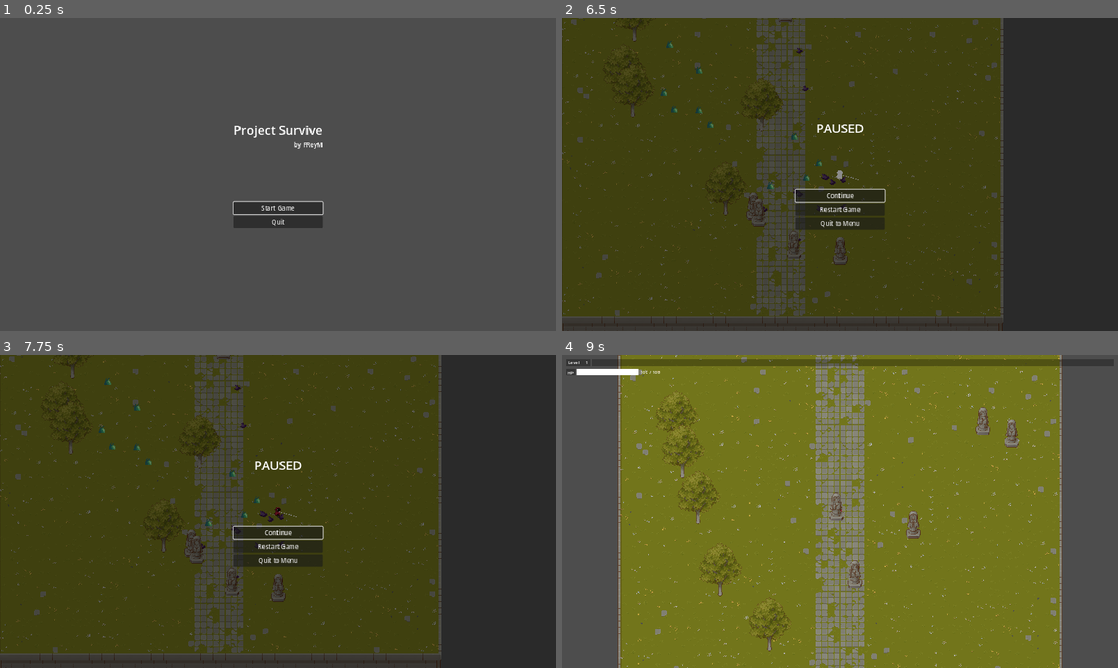
Above: before the commit, frames 1-4 (two rows, left to right).
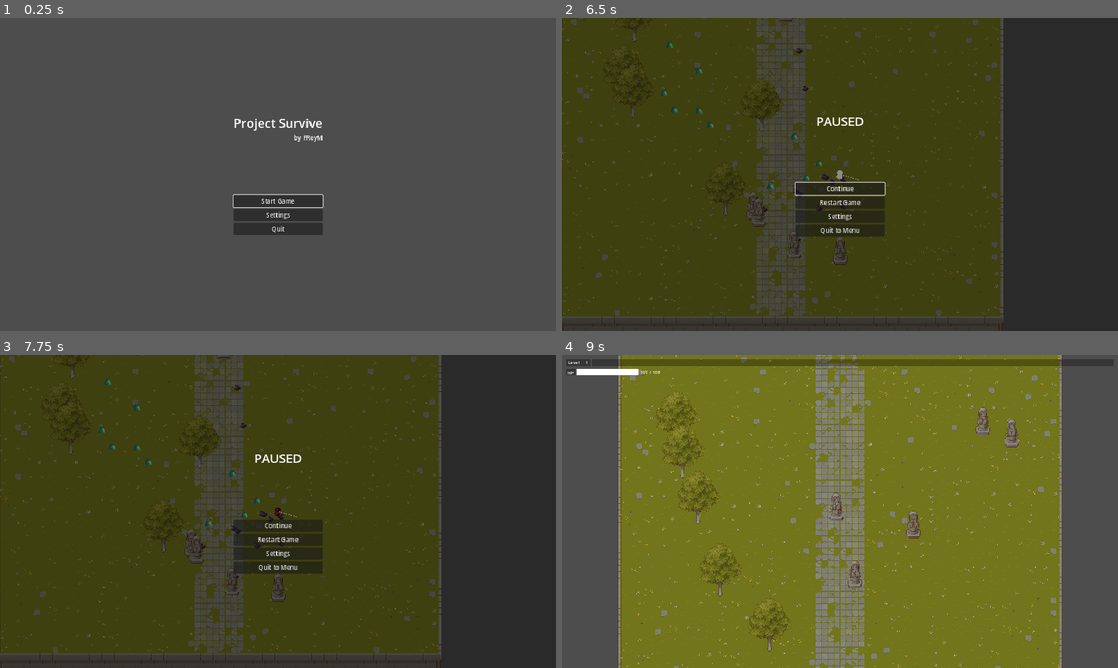
Above: after the commit, the same moments.

Repository: reyhanfarabi/project-survive
Game: Godot game, scene res://scenes/main_menu_screen_component.tscn
Two runs of this game, one before a commit and one after it. Both use one fixed random seed, a clock stepped at 60 frames per second and the inputs below.
Inputs (mouse positions are in pixels of both pictures, inside the frame that each line leads up to):
- Up to frame 1 (0.25 s): no input
- Up to frame 2 (6.5 s): click (840, 215) at 0.5 s, where only the run after the commit has a clickable "Settings"; click (1084, 305) at 1.25 s, where only the run after the commit has a clickable "Back"; click "Start Game" at 2 s; move the mouse to (962, 158) at 2.77 s; hold D (right) 2.78-3.53 s; tap W (top) every 0.75 s from 2.85 to 5.85 s; move the mouse to (728, 190) at 3.52 s; hold S (down) 3.53-4.28 s; move the mouse to (895, 105) at 4.27 s; hold D (right) 4.28-5.78 s; move the mouse to (812, 237) at 5.02 s; move the mouse to (1006, 221) at 5.77 s; hold A (left) from 5.78 s (still down); tap Escape (paused) at 6.4 s
- Up to frame 3 (7.75 s): release A (left) at 6.5 s; click (278, 552) at 6.5 s, where only the run after the commit has a clickable "Settings"; click (522, 642) at 7.25 s, where only the run after the commit has a clickable "Back"
- Up to frame 4 (9 s): click "Restart Game" at 8 s; tap Enter at 8.75 s; move the mouse to (673, 464) at 8.77 s; hold A (left) from 8.78 s (still down); tap W (top) at 8.85 s

The runs differ from the first frame. In frame 1, 1.6% of the frame differs, in the area x 41-59%, y 32-70%; in frame 2, 1.0%; in frame 3, 0.9%; in frame 4, nothing differs.
Error in both runs: Invalid assignment of property or key 'paused' with value of type 'bool' on a base object of type 'null instance'. (res://scripts/paused_menu_screen_component.…

Commit message:
integrate settings page to main menu and pause screen

Diff:
--- a/scenes/main_menu_screen_component.tscn
+++ b/scenes/main_menu_screen_component.tscn
@@ -1,6 +1,7 @@
-[gd_scene load_steps=2 format=3 uid="uid://bqr4cphhkgyoi"]
+[gd_scene load_steps=3 format=3 uid="uid://bqr4cphhkgyoi"]
 
 [ext_resource type="Script" path="res://scripts/main_menu_screen_component.gd" id="1_agfp6"]
+[ext_resource type="PackedScene" uid="uid://dvxl04y8cohdp" path="res://scenes/settings_screen_component.tscn" id="2_dsrvw"]
 
 [node name="MainMenuScreenComponent" type="CanvasLayer"]
 process_mode = 3
@@ -49,6 +50,10 @@
 layout_mode = 2
 text = "Start Game"
 
+[node name="SettingsButton" type="Button" parent="Control/VBoxContainer/MenuButtonContainer"]
+layout_mode = 2
+text = "Settings"
+
 [node name="QuitButton" type="Button" parent="Control/VBoxContainer/MenuButtonContainer"]
 layout_mode = 2
 text = "Quit"
@@ -63,5 +68,10 @@
 offset_bottom = 608.0
 grow_vertical = 0
 
+[node name="SettingsScreenComponent" parent="." instance=ExtResource("2_dsrvw")]
+visible = false
+
 [connection signal="pressed" from="Control/VBoxContainer/MenuButtonContainer/StartGameButton" to="." method="_on_start_game_button_pressed"]
+[connection signal="pressed" from="Control/VBoxContainer/MenuButtonContainer/SettingsButton" to="." method="_on_settings_button_pressed"]
 [connection signal="pressed" from="Control/VBoxContainer/MenuButtonContainer/QuitButton" to="." method="_on_quit_button_pressed"]
+[connection signal="trigger_back_button" from="SettingsScreenComponent" to="." method="_on_settings_screen_component_trigger_back_button"]
--- a/scenes/paused_menu_screen_component.tscn
+++ b/scenes/paused_menu_screen_component.tscn
@@ -1,6 +1,7 @@
-[gd_scene load_steps=2 format=3 uid="uid://bflv2yakif0iw"]
+[gd_scene load_steps=3 format=3 uid="uid://bflv2yakif0iw"]
 
 [ext_resource type="Script" path="res://scripts/paused_menu_screen_component.gd" id="1_ov8rh"]
+[ext_resource type="PackedScene" uid="uid://dvxl04y8cohdp" path="res://scenes/settings_screen_component.tscn" id="2_txme0"]
 
 [node name="PausedMenuScreenComponent" type="CanvasLayer"]
 process_mode = 3
@@ -62,12 +63,21 @@
 layout_mode = 2
 text = "Restart Game"
 
+[node name="SettingsButton" type="Button" parent="Control/VBoxContainer/MenuButtonContainer"]
+layout_mode = 2
+text = "Settings"
+
 [node name="QuitToMenuButton" type="Button" parent="Control/VBoxContainer/MenuButtonContainer"]
 layout_mode = 2
 text = "Quit to Menu
 "
 
+[node name="SettingsScreenComponent" parent="." instance=ExtResource("2_txme0")]
+visible = false
+
 [connection signal="visibility_changed" from="." to="." method="_on_visibility_changed"]
 [connection signal="pressed" from="Control/VBoxContainer/MenuButtonContainer/ContinueGameButton" to="." method="_on_continue_game_button_pressed"]
 [connection signal="pressed" from="Control/VBoxContainer/MenuButtonContainer/RestartGameButton" to="." method="_on_restart_game_button_pressed"]
+[connection signal="pressed" from="Control/VBoxContainer/MenuButtonContainer/SettingsButton" to="." method="_on_settings_button_pressed"]
 [connection signal="pressed" from="Control/VBoxContainer/MenuButtonContainer/QuitToMenuButton" to="." method="_on_quit_to_menu_button_pressed"]
+[connection signal="trigger_back_button" from="SettingsScreenComponent" to="." method="_on_settings_screen_component_trigger_back_button"]
--- a/scenes/settings_screen_component.tscn
+++ b/scenes/settings_screen_component.tscn
@@ -1,6 +1,17 @@
-[gd_scene format=3 uid="uid://dvxl04y8cohdp"]
+[gd_scene load_steps=2 format=3 uid="uid://dvxl04y8cohdp"]
+
+[ext_resource type="Script" path="res://scripts/settings_screen_component.gd" id="1_78arr"]
 
 [node name="SettingsScreenComponent" type="CanvasLayer"]
+script = ExtResource("1_78arr")
+
+[node name="ColorRect" type="ColorRect" parent="."]
+anchors_preset = 15
+anchor_right = 1.0
+anchor_bottom = 1.0
+grow_horizontal = 2
+grow_vertical = 2
+color = Color(0.168627, 0.168627, 0.168627, 1)
 
 [node name="Control" type="Control" parent="."]
 layout_mode = 3
@@ -81,3 +92,5 @@
 size_flags_horizontal = 8
 size_flags_vertical = 8
 text = "Back"
+
+[connection signal="pressed" from="Control/MarginContainer/VBoxContainer/BackButton" to="." method="_on_back_button_pressed"]
--- a/scripts/main_menu_screen_component.gd
+++ b/scripts/main_menu_screen_component.gd
@@ -29,3 +29,13 @@
 
 func _on_quit_button_pressed() -> void:
 	get_tree().quit()
+
+
+func _on_settings_button_pressed() -> void:
+	$Control.hide()
+	$SettingsScreenComponent.show()
+
+
+func _on_settings_screen_component_trigger_back_button() -> void:
+	$Control.show()
+	$SettingsScreenComponent.hide()
--- a/scripts/paused_menu_screen_component.gd
+++ b/scripts/paused_menu_screen_component.gd
@@ -13,7 +13,11 @@
 
 
 func _input(event) -> void:
-	if is_instance_valid(_player_comp) and event.is_action_released("paused"):
+	if (
+		is_instance_valid(_player_comp) and
+		event.is_action_released("paused") and
+		not $SettingsScreenComponent.visible
+	):
 		visible = !visible
 		_ui_layer.visible = !_ui_layer.visible
 		get_tree().paused = !get_tree().paused
@@ -37,3 +41,13 @@
 func _on_visibility_changed() -> void:
 	if visible:
 		_continue_button.grab_focus()
+
+
+func _on_settings_button_pressed() -> void:
+	$Control.hide()
+	$SettingsScreenComponent.show()
+
+
+func _on_settings_screen_component_trigger_back_button() -> void:
+	$Control.show()
+	$SettingsScreenComponent.hide()
--- /dev/null
+++ b/scripts/settings_screen_component.gd
@@ -0,0 +1,12 @@
+extends CanvasLayer
+
+
+signal trigger_back_button
+
+
+func _ready():
+	pass # Replace with function body.
+
+
+func _on_back_button_pressed() -> void:
+	trigger_back_button.emit()
